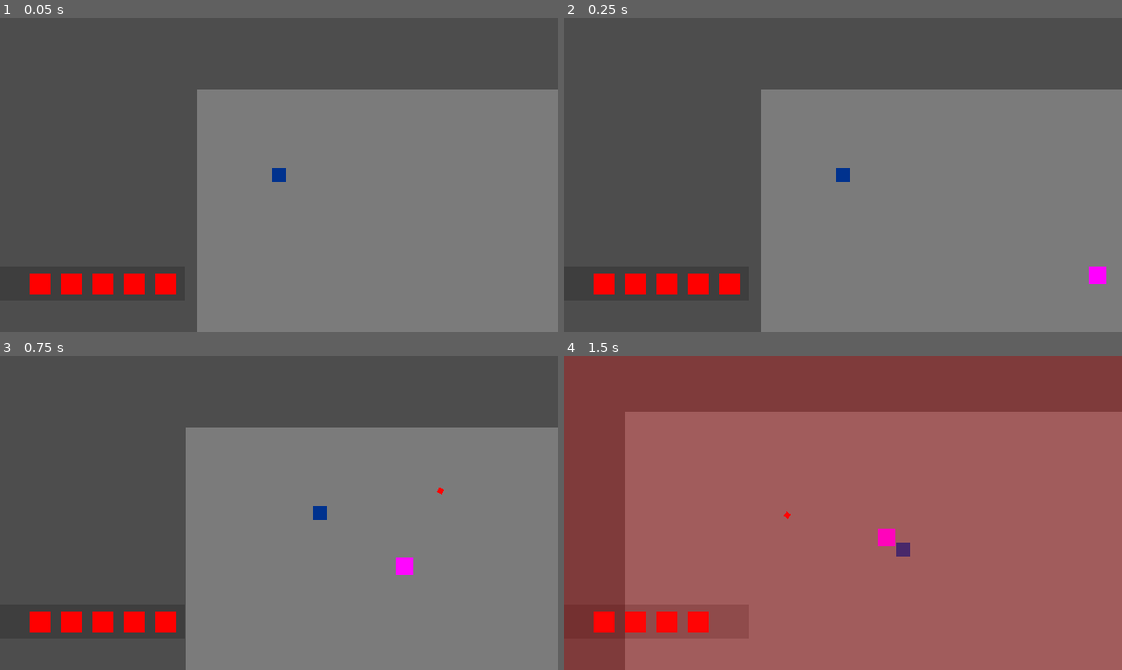
Above: before the commit, frames 1-4 (two rows, left to right).
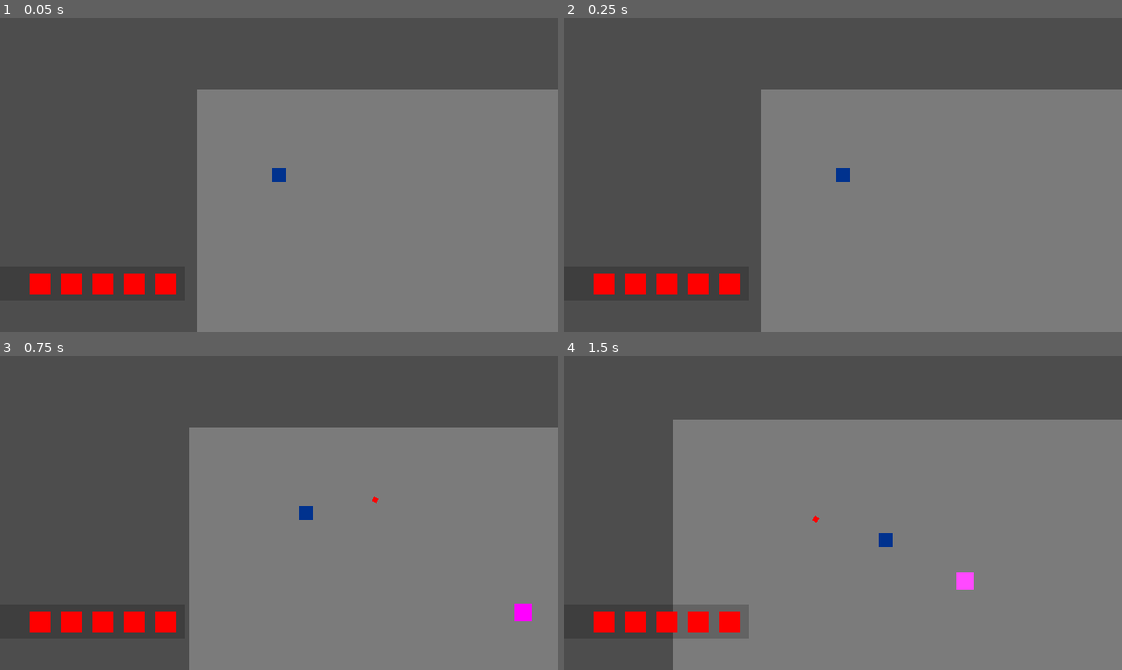
Above: after the commit, the same moments.

Repository: Lukko-Digital/WellesleyGameJam2024
Game: Godot game, scene res://src/main.tscn
The game is run twice, just before and just after one commit, with the same random seed, the same clock (stepped at 60 frames per second) and the same inputs.
Inputs (mouse positions are in pixels of both pictures, inside the frame that each line leads up to):
- Up to frame 1 (0.05 s): no input
- Up to frame 2 (0.25 s): no input
- Up to frame 3 (0.75 s): move the mouse to (401, 497) at 0.52 s; press the mouse at (401, 497) at 0.53 s; hold D (right) from 0.53 s (still down)
- Up to frame 4 (1.5 s): move the mouse to (731, 528) at 1.27 s; release D (right) at 1.28 s; release the mouse at (731, 528) at 1.28 s; hold S (down) from 1.28 s (still down); click (731, 528) at 1.35 s

Frame 1 is identical in both runs. In frame 2, 0.2% of the frame differs, in the area x 94-98%, y 79-85%; in frame 3, 1.1%; in frame 4, 99%, in the area x 0-100%, y 0-100%.

Commit message:
tweak numbers

Diff:
--- a/src/enemies/dasher.gd
+++ b/src/enemies/dasher.gd
@@ -1,6 +1,6 @@
 extends Enemy
 
-const DASH_SPEED = 1000
+const DASH_SPEED = 700
 const Attack_Time = {
 	WINDUP = 0.7,
 	DURATION = 0.4,
--- a/src/enemies/dasher.tscn
+++ b/src/enemies/dasher.tscn
@@ -14,7 +14,7 @@
 
 [node name="enemy" parent="." instance=ExtResource("1_v0j24")]
 script = ExtResource("1_q5m6k")
-SPEED = 300
+SPEED = 100
 MAX_HEALTH = 20
 
 [node name="ColorRect" type="ColorRect" parent="enemy"]
--- a/src/player/bullet.gd
+++ b/src/player/bullet.gd
@@ -5,6 +5,6 @@
 	super(body)
 	body.knockback(
 		direction,
-		1000,
+		500,
 		0.05
 	)
--- a/src/player/player.gd
+++ b/src/player/player.gd
@@ -2,9 +2,9 @@
 
 
 const MAX_HEALTH = 5
-const SPEED = 300.0
+const SPEED = 200.0
 const BULLET = {
-	SPEED = 1000,
+	SPEED = 600,
 	FIELD_TIME = 8
 }
 
